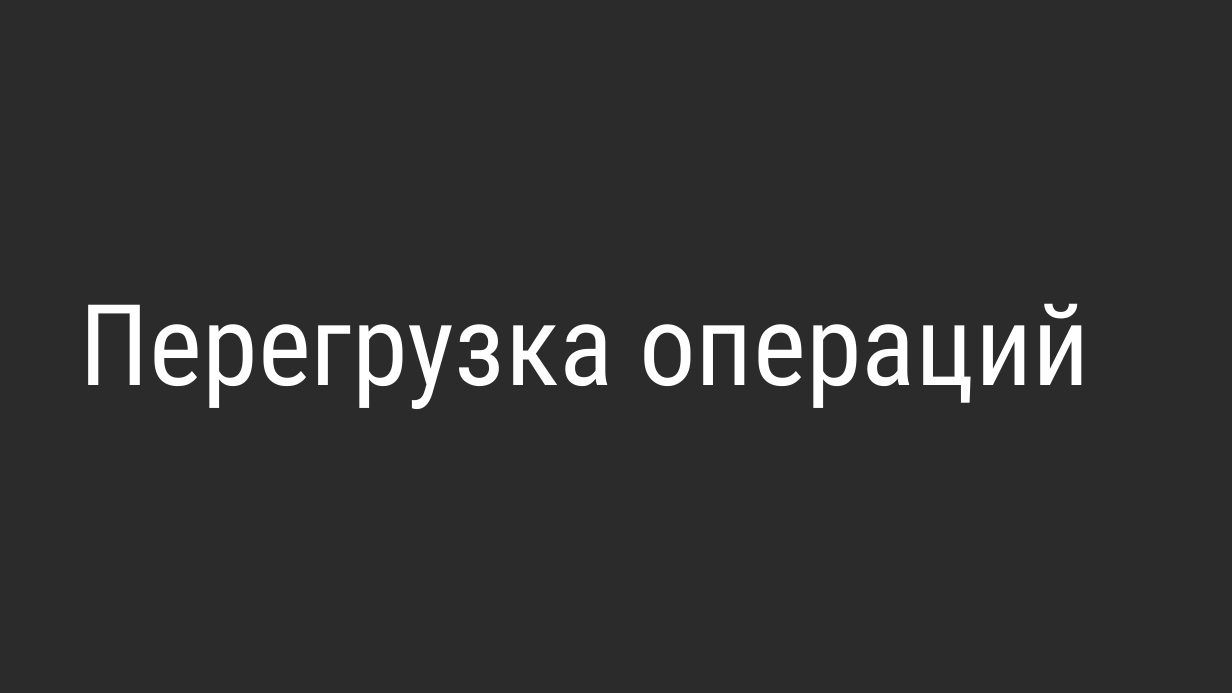
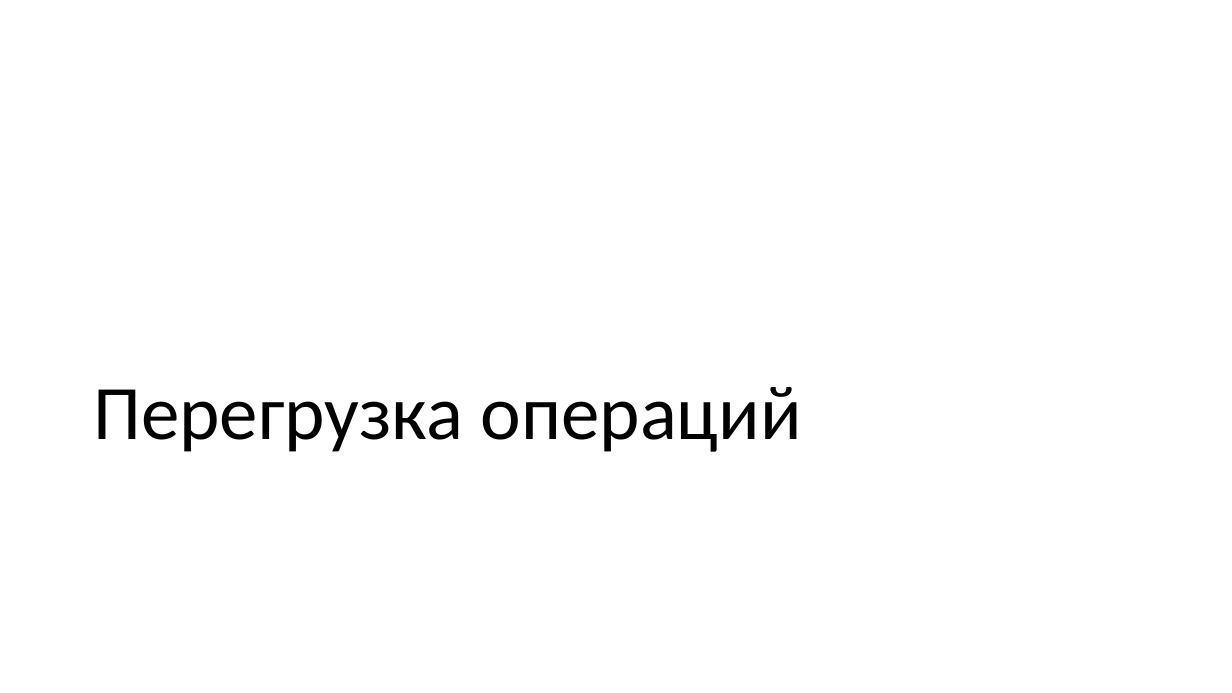
Before and after one commit to alexey-malov/oop, a slide deck: slide 6 of lectures/04/Дружественные функции и классы. Перегрузка операций.pptx (slide 9 before the commit). Drawn at 1232x693 pixels with LibreOffice and Linux fonts; fonts in the diff are those of the drawing; background and template pictures are left out; a plain dark background stands for a picture behind light text. Boxes give left, top, right and bottom in pixels: in the first picture for what was removed or moved away, otherwise in the second. Text is boxed around its words. In the diff, an @@ line names an element or a change of style, - is before the commit and + after.

Commit message:
Обновил лекцию по перегрузке операций

```diff
--- a/lectures/04/Дружественные функции и классы. Перегрузка операций.pptx
+++ b/lectures/04/Дружественные функции и классы. Перегрузка операций.pptx
@@ background picture (left out) to #FFFFFF @@
@@ title "Перегрузка операций": place and size @@
-title "Перегрузка операций" at [80, 303, 1090, 409]
+title "Перегрузка операций" at [93, 387, 802, 452]
@@ title "Перегрузка операций" at [93, 387, 802, 452]: size 88 to 60 pt, font Roboto Condensed to Calibri, text colour #FFFFFF to #000000 @@
```
Also in this commit, not shown: 27 other slides changed, 6 slides added, 17 slides removed.
